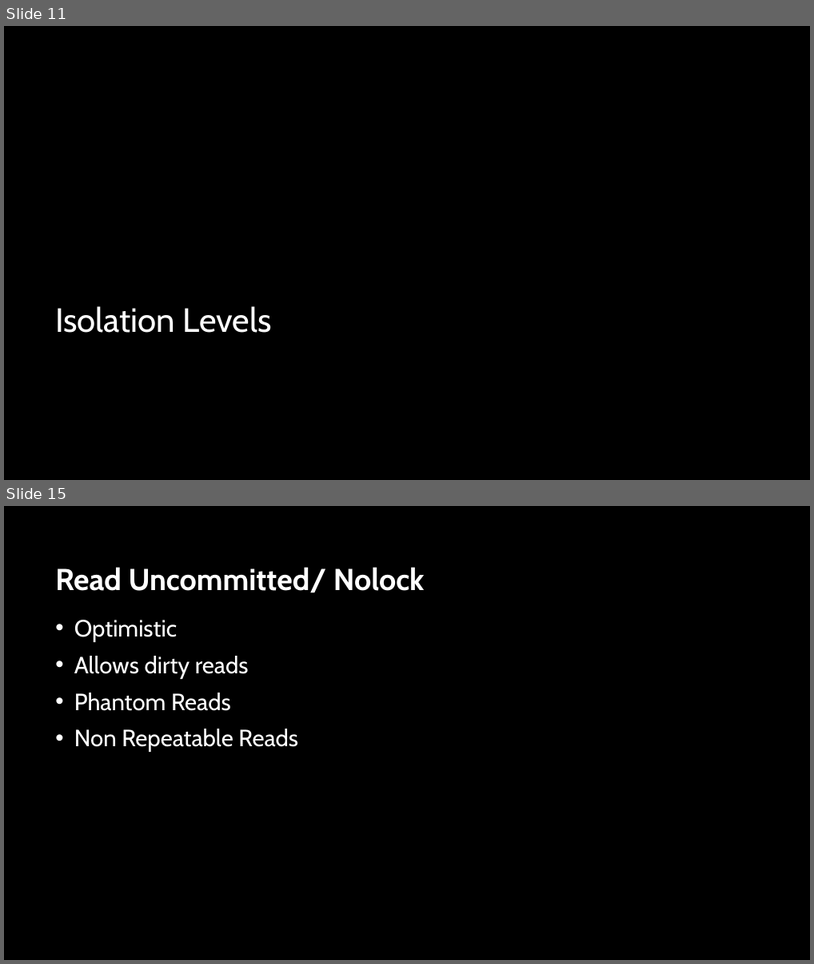
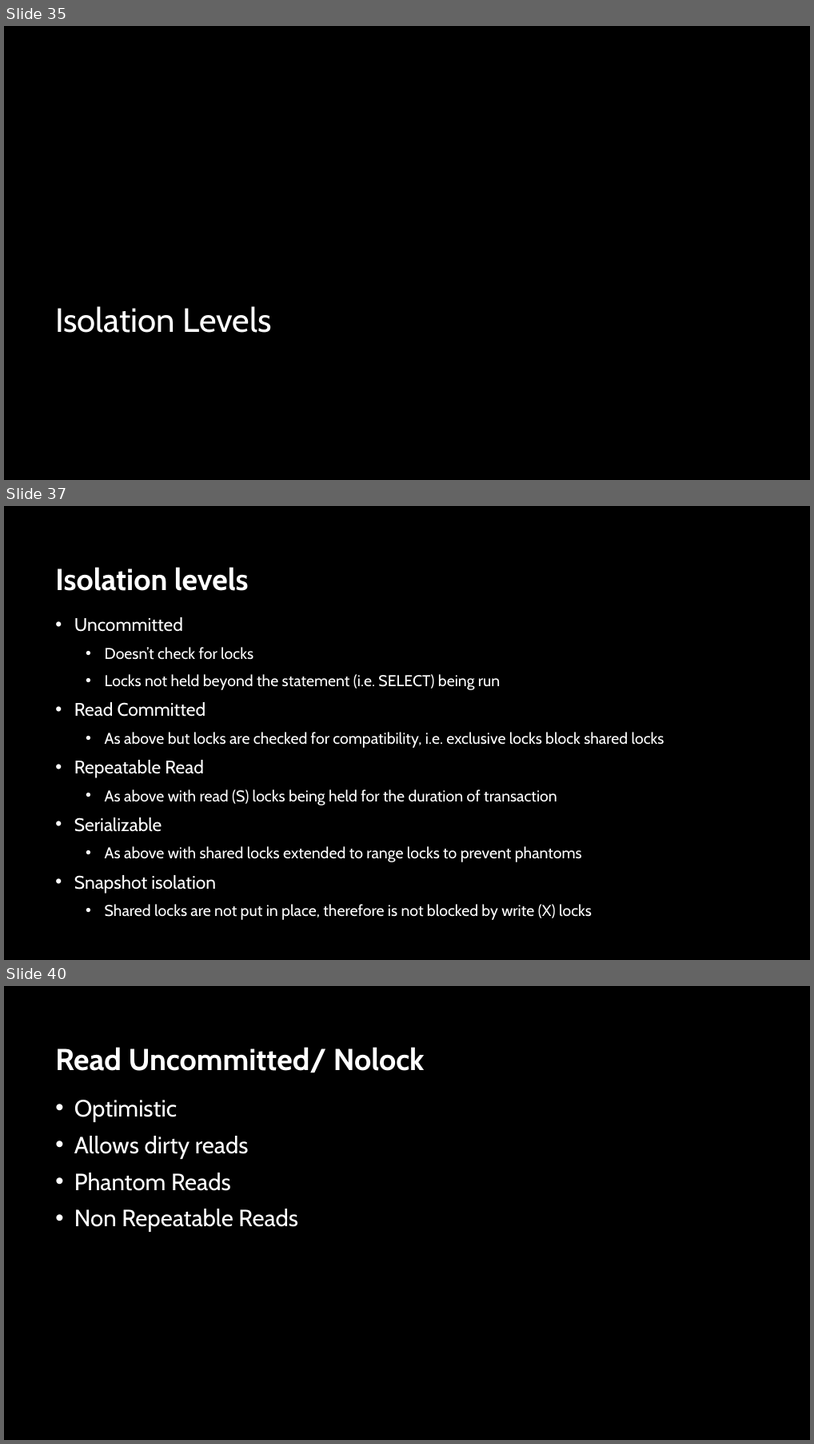
Before and after one commit to sabinio/SQLTraining, a slide deck: Slides/2. Locking.pptx. Shown one above the other, each under a label of ours: slides 11 and 15 before the commit, slides 35, 37 and 40 after it; the slides between them are not shown. The pictures are 814x964 and 814x1444 pixels, drawn with LibreOffice and Linux fonts; fonts in the diff are those of the drawing; background and template pictures are left out. Boxes give left, top, right and bottom in pixels: in the first picture for what was removed or moved away, otherwise in the second. Text is boxed around its words. In the diff, an @@ line names an element or a change of style, - is before the commit and + after.

```diff
--- a/Slides/2. Locking.pptx
+++ b/Slides/2. Locking.pptx
@@ slide 37 added at bbox=[4, 506, 810, 960], background picture (left out) @@
@@ title added at bbox=[55, 567, 249, 591], 36 pt, text #FFFFFF, bold @@
+Isolation levels
@@ text added at bbox=[74, 617, 665, 920], 18.6 pt, text #FFFFFF @@
+• Uncommitted
+  • Doesn’t check for locks
+  • Locks not held beyond the statement (i.e. SELECT) being run
+• Read Committed
+  • As above but locks are checked for compatibility, i.e. exclusive locks block shared locks
+• Repeatable Read
+  • As above with read (S) locks being held for the duration of transaction
+• Serializable
+  • As above with shared locks extended to range locks to prevent phantoms
+• Snapshot isolation
+  • Shared locks are not put in place, therefore is not blocked by write (X) locks
@@ what was slide 11 is now slide 35 @@
@@ what was slide 15 is now slide 40 @@
```
Also in this commit, not shown: 11 slides changed, 33 other slides added, 3 other files.
